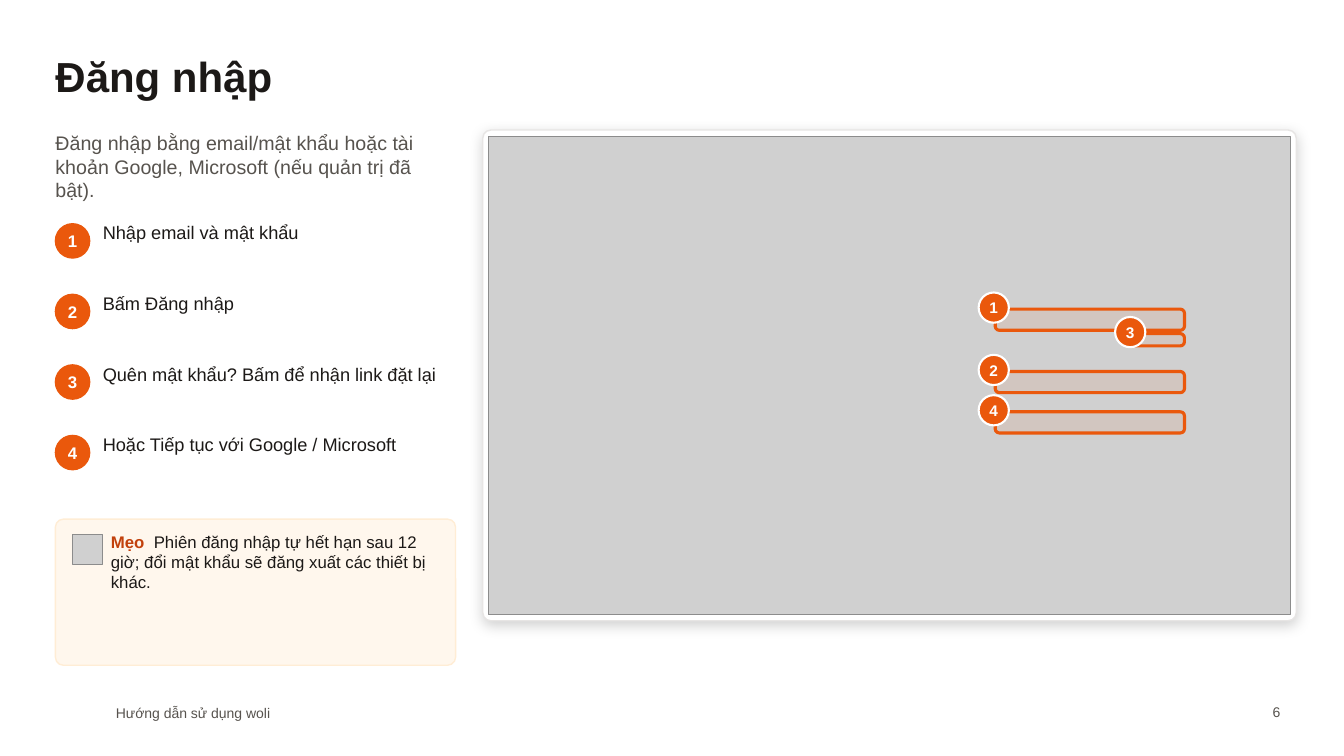
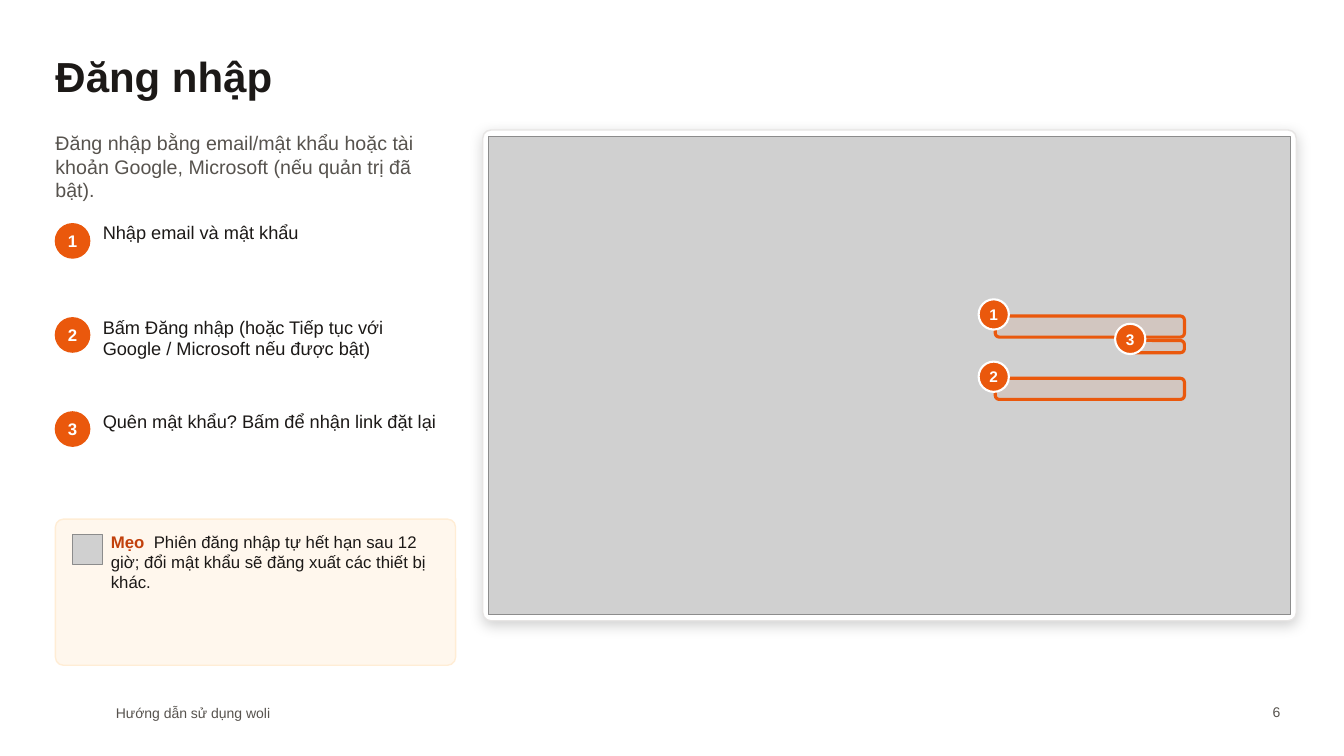
Before and after one commit to diuthihieu/hr-task-managent-CL, a slide deck: slide 6 of docs/woli-Huong-dan-su-dung.pptx. Drawn at 1344x756 pixels with LibreOffice and Linux fonts; fonts in the diff are those of the drawing; grey boxes stand for pictures; background and template pictures are left out. Boxes give left, top, right and bottom in pixels: in the first picture for what was removed or moved away, otherwise in the second. Text is boxed around its words. In the diff, an @@ line names an element or a change of style, - is before the commit and + after.

```diff
--- a/docs/woli-Huong-dan-su-dung.pptx
+++ b/docs/woli-Huong-dan-su-dung.pptx
@@ text removed at [103, 296, 234, 314] @@
-Bấm Đăng nhập
@@ text "2": place and size @@
-text "2" at [68, 306, 77, 318]
+text "2" at [68, 329, 77, 341]
@@ ellipse: place and size @@
-ellipse at [55, 294, 90, 329]
+ellipse at [55, 318, 90, 352]
@@ text at [103, 320, 383, 359]: text changed @@
-Hoặc Tiếp tục với Google / Microsoft
+Bấm Đăng nhập (hoặc Tiếp tục với Google / Microsoft nếu được bật)
@@ 3 texts, 3 rounded rectangles, 3 ellipses: place and size @@
-3 texts, 3 rounded rectangles, 3 ellipses at [979, 292, 1185, 393]
+3 texts, 3 rounded rectangles, 3 ellipses at [979, 299, 1185, 399]
@@ ellipse removed at [55, 365, 90, 399] @@
@@ text "3": place and size @@
-text "3" at [68, 376, 77, 388]
+text "3" at [68, 423, 77, 435]
@@ ellipse: place and size @@
-ellipse at [55, 436, 90, 470]
+ellipse at [55, 412, 90, 447]
@@ text "Quên mật khẩu? Bấm để ...": place and size @@
-text "Quên mật khẩu? Bấm để ..." at [103, 367, 436, 385]
+text "Quên mật khẩu? Bấm để ..." at [103, 414, 436, 432]
@@ ellipse removed at [979, 395, 1009, 425] @@
@@ text removed at [989, 405, 998, 416] @@
-4
@@ rounded rectangle removed at [995, 412, 1185, 434] @@
@@ text removed at [68, 447, 77, 459] @@
-4
```
Also in this commit, not shown: 27 other slides changed, 33 slides added, 3 slides removed.
